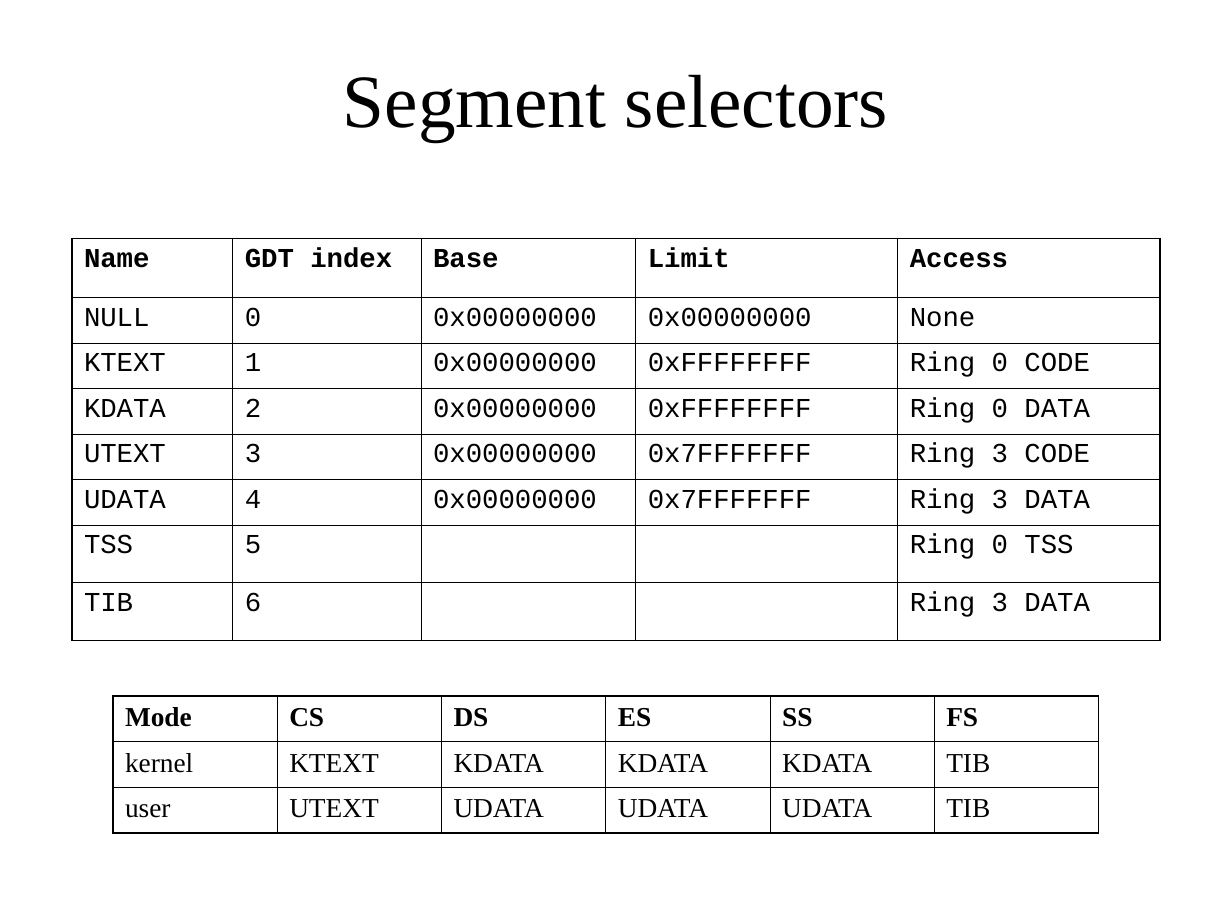
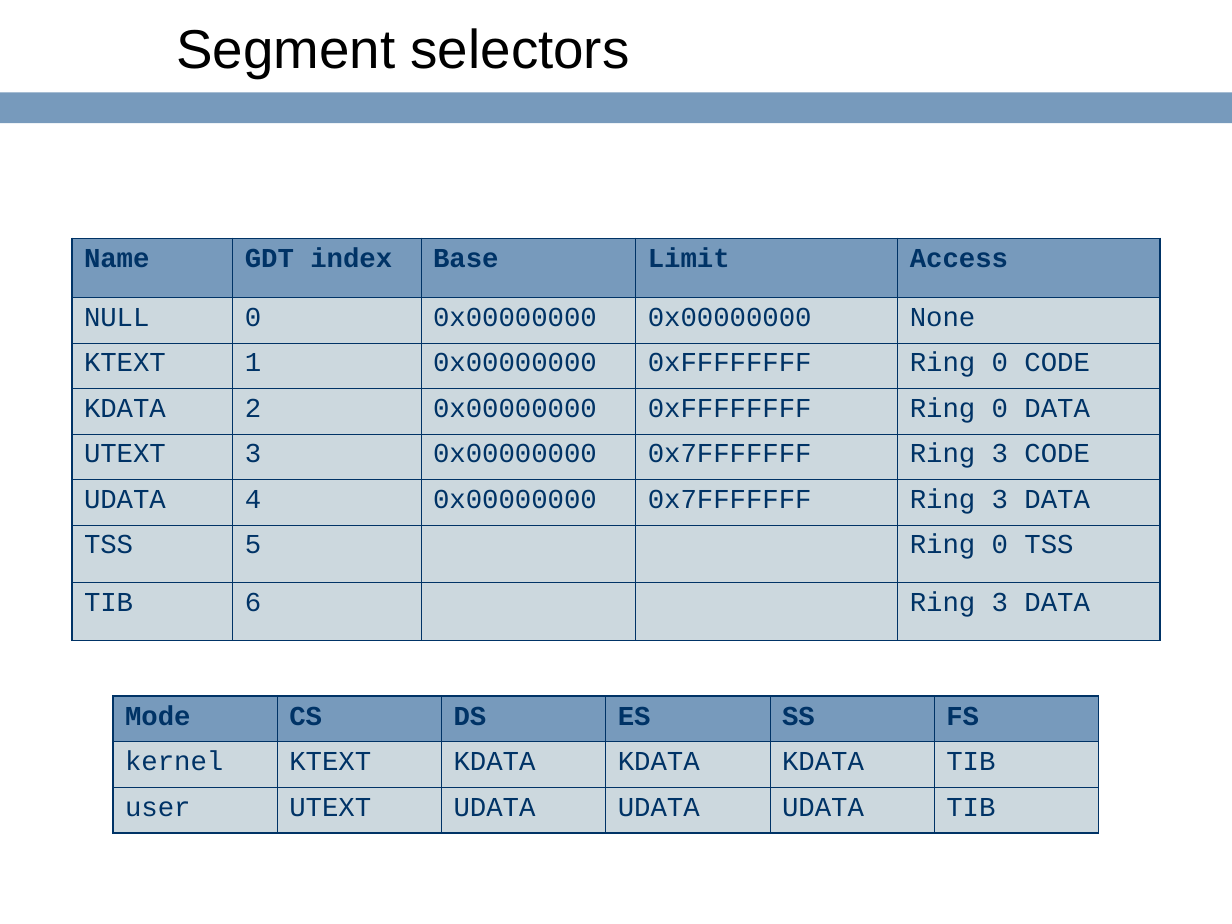
Before and after one commit to ringgaard/sanos, a slide deck: slide 13 of doc/sanostech.ppt (slide 9 before the commit). Drawn at 1232x924 pixels with LibreOffice and Linux fonts; fonts in the diff are those of the drawing; background and template pictures are left out. Boxes give left, top, right and bottom in pixels: in the first picture for what was removed or moved away, otherwise in the second. Text is boxed around its words. In the diff, an @@ line names an element or a change of style, - is before the commit and + after.

```diff
--- a/doc/sanostech.ppt
+++ b/doc/sanostech.ppt
@@ title "Segment selectors" moved from (x1=343, y1=74, x2=888, y2=141) to (x1=176, y1=28, x2=630, y2=77) @@
@@ title "Segment selectors" at (x1=176, y1=28, x2=630, y2=77): size 44 to 32 pt, font Times New Roman to Arial; alignment centre to left @@
@@ rectangle added at (x1=0, y1=92, x2=1232, y2=123), fill #779ABC @@
@@ table at (x1=71, y1=239, x2=1161, y2=621) @@
@@ fill none to #779ABC in row 1 @@
@@ fill none to #CCD8DE in 33 cells @@
@@ text colour #000000 to #003366 @@
@@ borders changed @@
@@ table at (x1=113, y1=696, x2=1096, y2=832) @@
@@ fill none to #779ABC in row 1 @@
@@ fill none to #CCD8DE in 12 cells @@
@@ font Times New Roman to Courier New, text colour #000000 to #003366 @@
@@ borders changed @@
```
Also in this commit, not shown: 57 other slides changed, 1 slide added, 21 other files.
